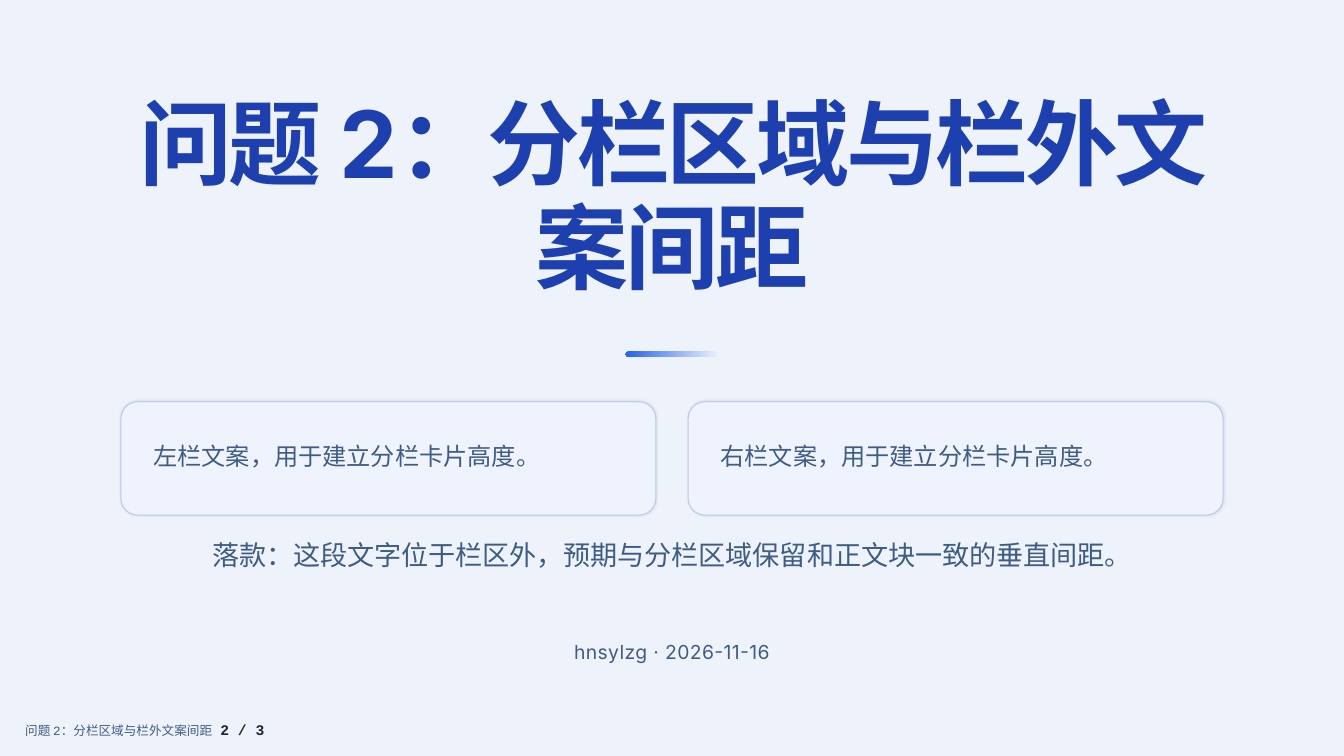
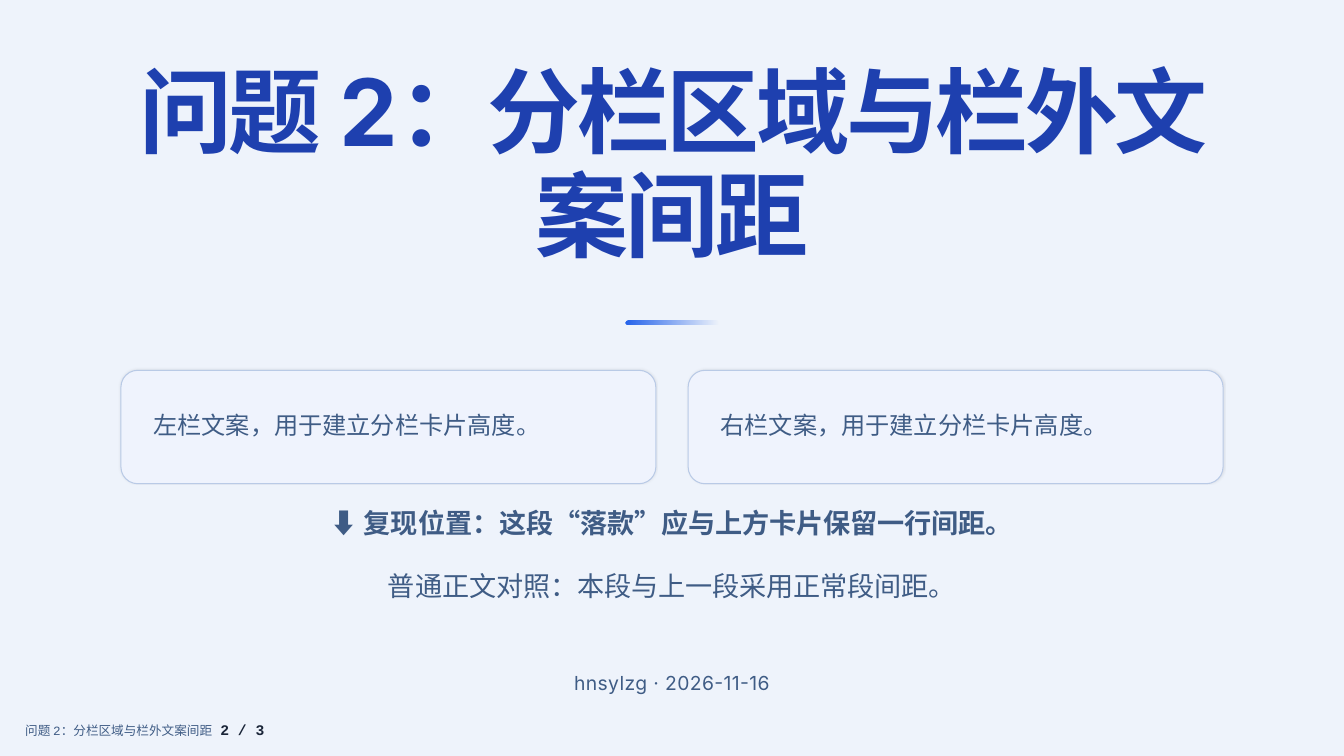
Before and after one commit to hnsylzg/YiziMarkdown, a slide deck: slide 2 of repro/issue-19/issue-19-v0.4.5-3e600c8.pptx. Drawn at 1344x756 pixels with LibreOffice and Linux fonts; fonts in the diff are those of the drawing. Boxes give left, top, right and bottom in pixels: in the first picture for what was removed or moved away, otherwise in the second. Text is boxed around its words. In the diff, an @@ line names an element or a change of style, - is before the commit and + after.

Commit message:
repro: make issue 19 slide 2 spacing comparison explicit

```diff
--- a/repro/issue-19/issue-19-v0.4.5-3e600c8.pptx
+++ b/repro/issue-19/issue-19-v0.4.5-3e600c8.pptx
@@ 3 texts, 3 rounded rectangles: place and size @@
-3 texts, 3 rounded rectangles at <box>121,99,1224,515</box>
+3 texts, 3 rounded rectangles at <box>121,68,1224,483</box>
@@ text at <box>364,509,1013,536</box>: text changed; bold on @@
-落款：这段文字位于栏区外，预期与分栏区域保留和正文块一致的垂直间距。
+⬇ 复现位置：这段“落款”应与上方卡片保留一行间距。
@@ text added at <box>388,573,956,598</box>, 19.4 pt, text #3F5C85 @@
+普通正文对照：本段与上一段采用正常段间距。
@@ text "hnsylzg · 2026-11-16": place and size @@
-text "hnsylzg · 2026-11-16" at <box>574,645,770,663</box>
+text "hnsylzg · 2026-11-16" at <box>574,676,770,694</box>
```
Also in this commit, not shown: 1 other file.
